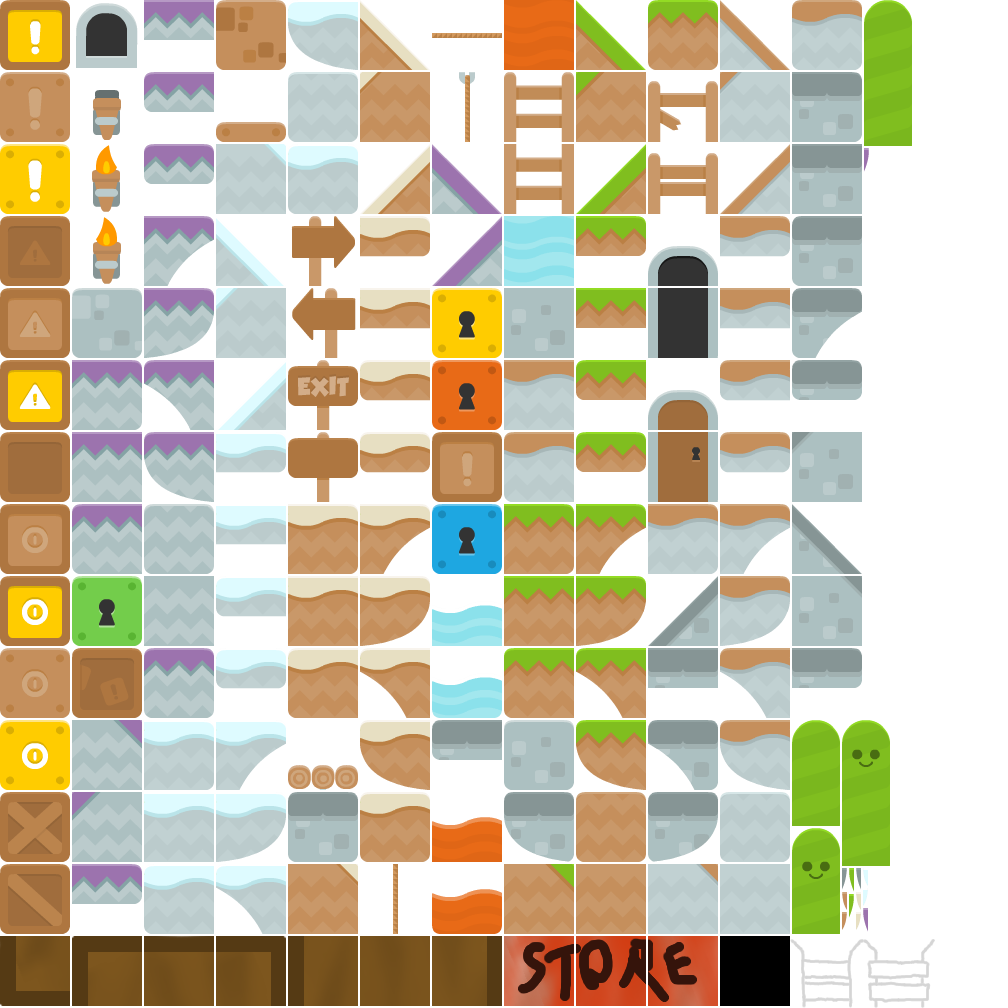
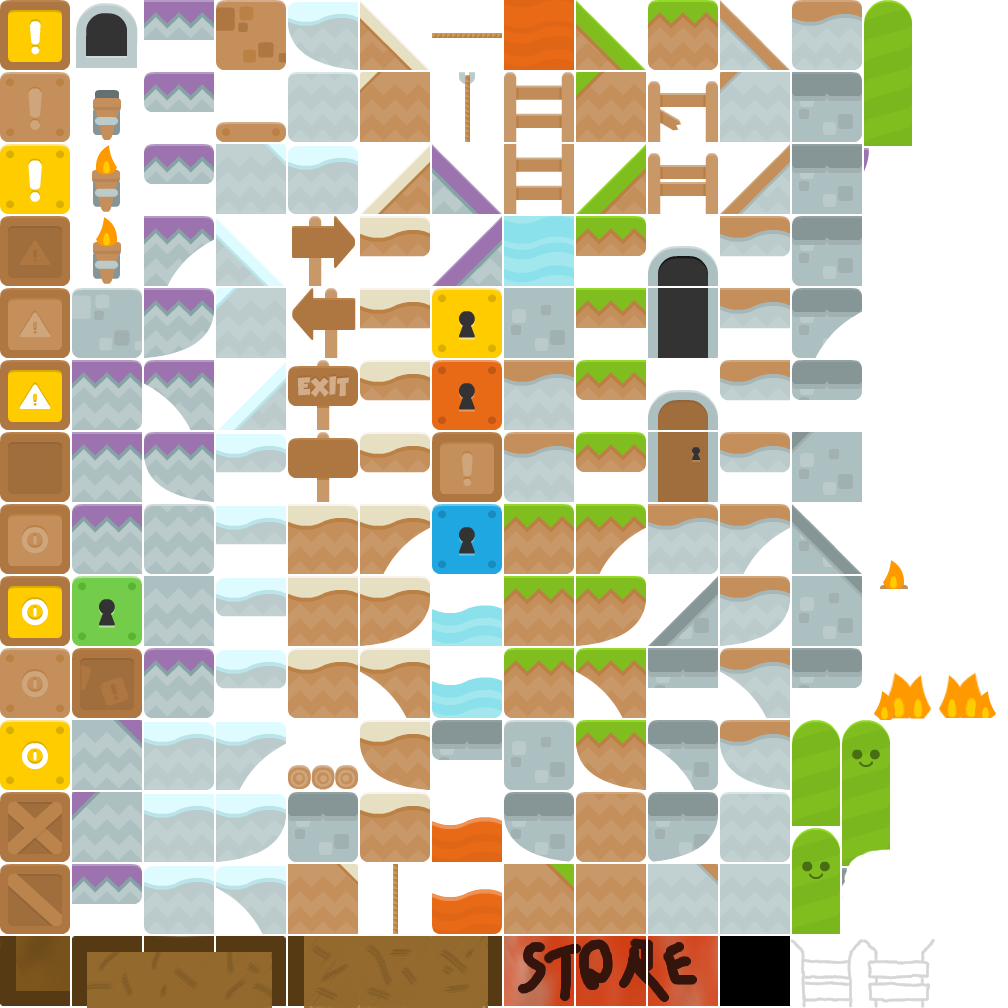
Layers edited between the first and the second 1008x1008 image:
added layer "Pasted Layer" above "tiles_spritesheet.png" over (938, 672, 996, 718)
painted on "tiles_spritesheet.png" over (87, 560, 996, 1008)
